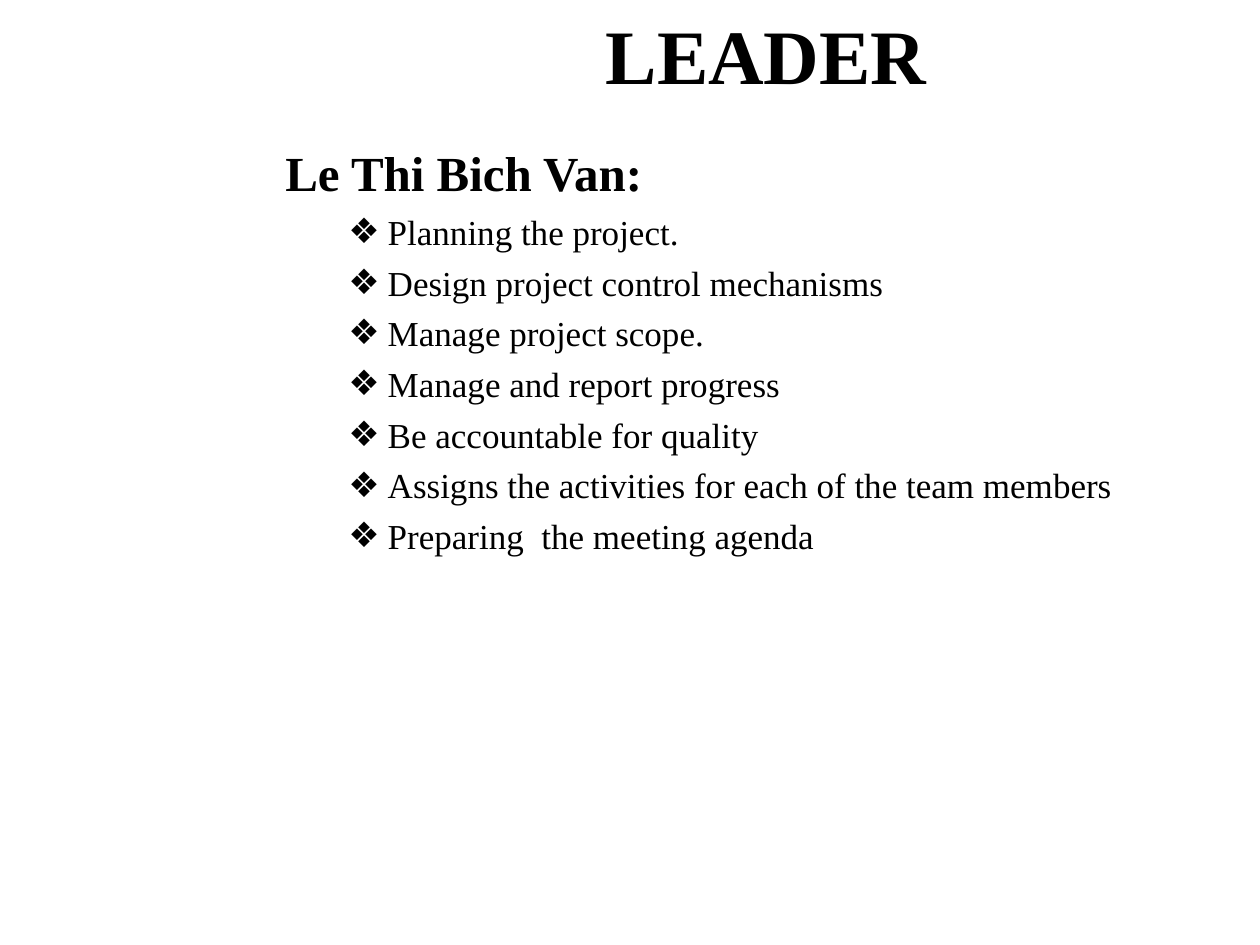
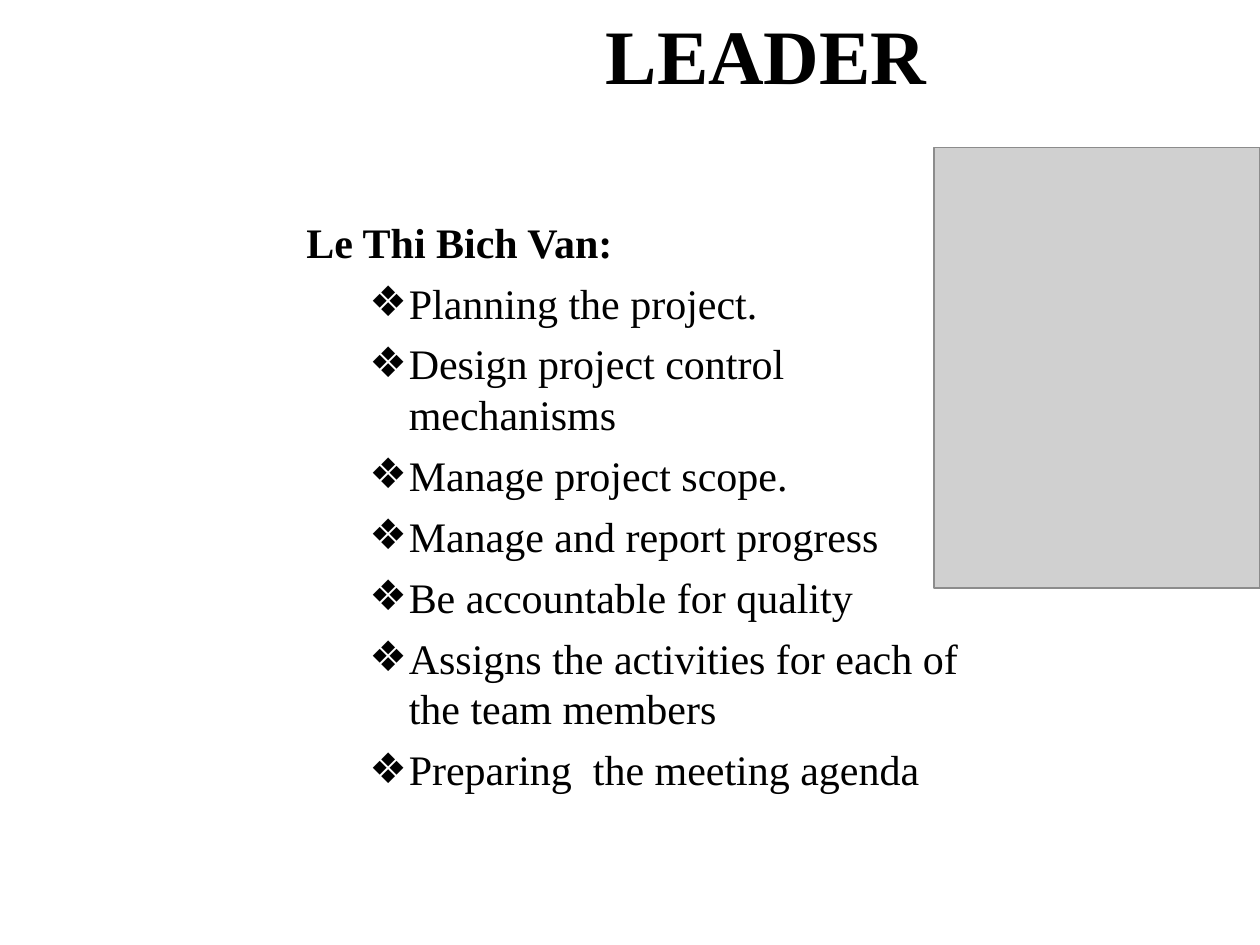
Before and after one commit to T138384/vlu-k15t1-team11, a slide deck: slide 8 of SMA - Software Measurement & Analysis/Asignment-01/K15T1-Team11-Team Assignment1/K15T1-Team11-Team Assignment1.ppt. Drawn at 1260x945 pixels with LibreOffice and Linux fonts; fonts in the diff are those of the drawing; grey boxes stand for pictures; background and template pictures are left out. Boxes give left, top, right and bottom in pixels: in the first picture for what was removed or moved away, otherwise in the second. Text is boxed around its words. In the diff, an @@ line names an element or a change of style, - is before the commit and + after.

```diff
--- a/SMA - Software Measurement & Analysis/Asignment-01/K15T1-Team11-Team Assignment1/K15T1-Team11-Team Assignment1.ppt
+++ b/SMA - Software Measurement & Analysis/Asignment-01/K15T1-Team11-Team Assignment1/K15T1-Team11-Team Assignment1.ppt
@@ picture added at <box>934,147,1260,587</box> @@
@@ text "Le Thi Bich Van:": place and size @@
-text "Le Thi Bich Van:" at <box>285,157,1111,557</box>
+text "Le Thi Bich Van:" at <box>306,229,958,794</box>
@@ text "Le Thi Bich Van:" at <box>306,229,958,794</box>: size 28 to 24 pt in "Le Thi Bich Van:"; size 20 to 24 pt; less space between paragraphs; more space between paragraphs @@
```
Also in this commit, not shown: 9 other slides changed, 1 slide added, 1 slide removed, 2 other files.
